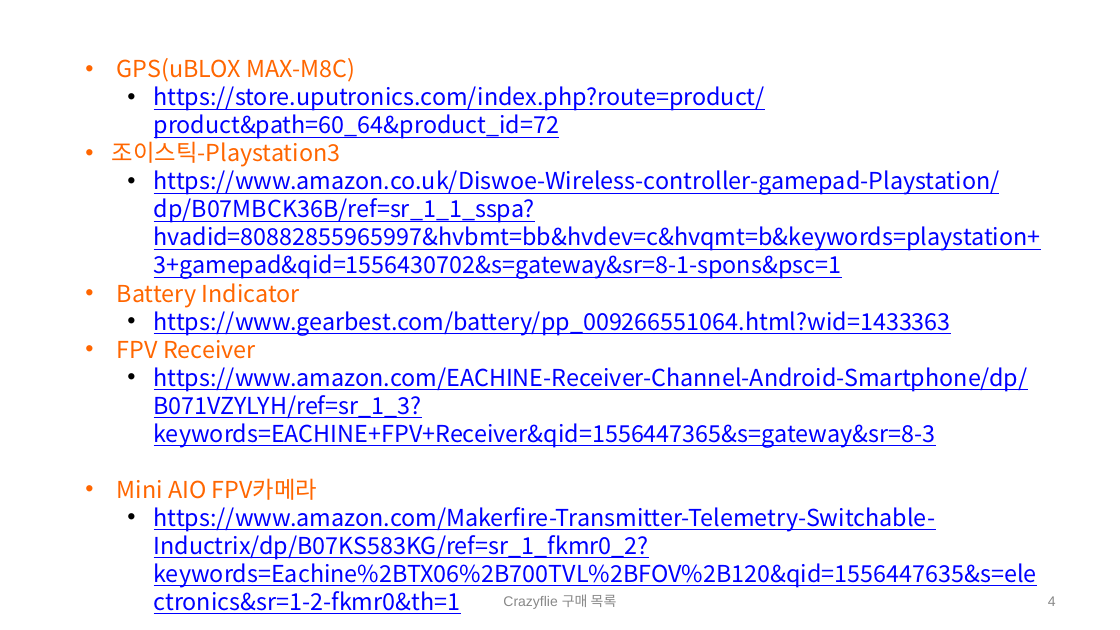
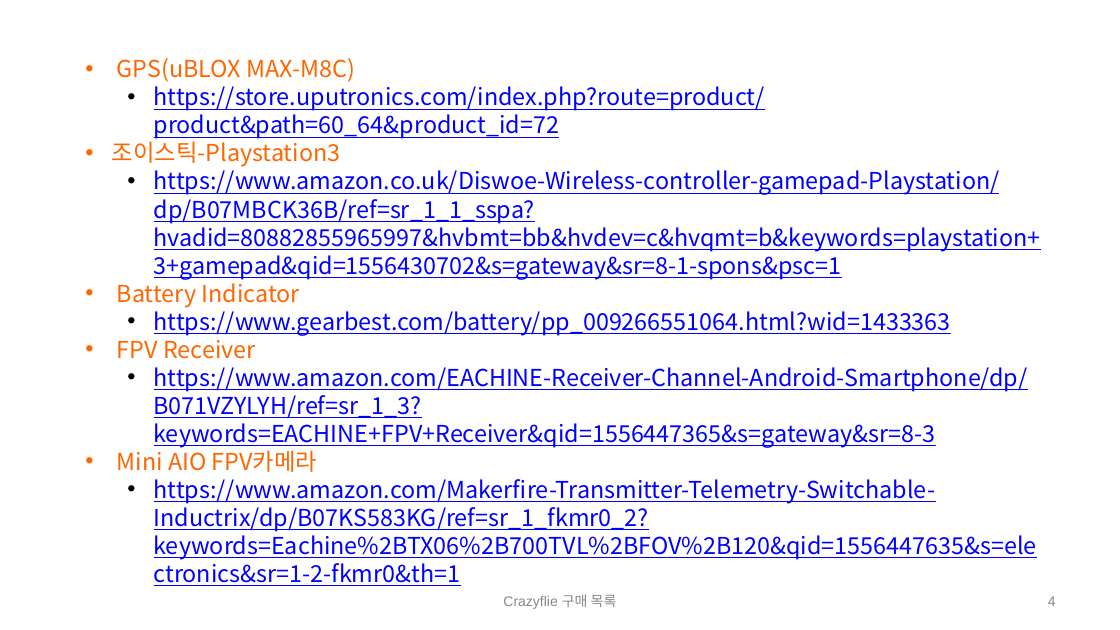
Before and after one commit to sunabove/autopilot_doc, a slide deck: slide 4 of 120 구매/106 Crazyflie2.1구매목록 V1.0.pptx. Drawn at 1120x630 pixels with LibreOffice and Linux fonts; fonts in the diff are those of the drawing. Boxes give left, top, right and bottom in pixels: in the first picture for what was removed or moved away, otherwise in the second. Text is boxed around its words. In the diff, an @@ line names an element or a change of style, - is before the commit and + after.

```diff
--- a/120 구매/106 Crazyflie2.1구매목록 V1.0.pptx
+++ b/120 구매/106 Crazyflie2.1구매목록 V1.0.pptx
@@ text "GPS(uBLOX MAX-M8C)" rewrapped from [112, 58, 1041, 614] to [112, 58, 1041, 586] @@
```
Also in this commit, not shown: 2 other slides changed, 2 other files.
